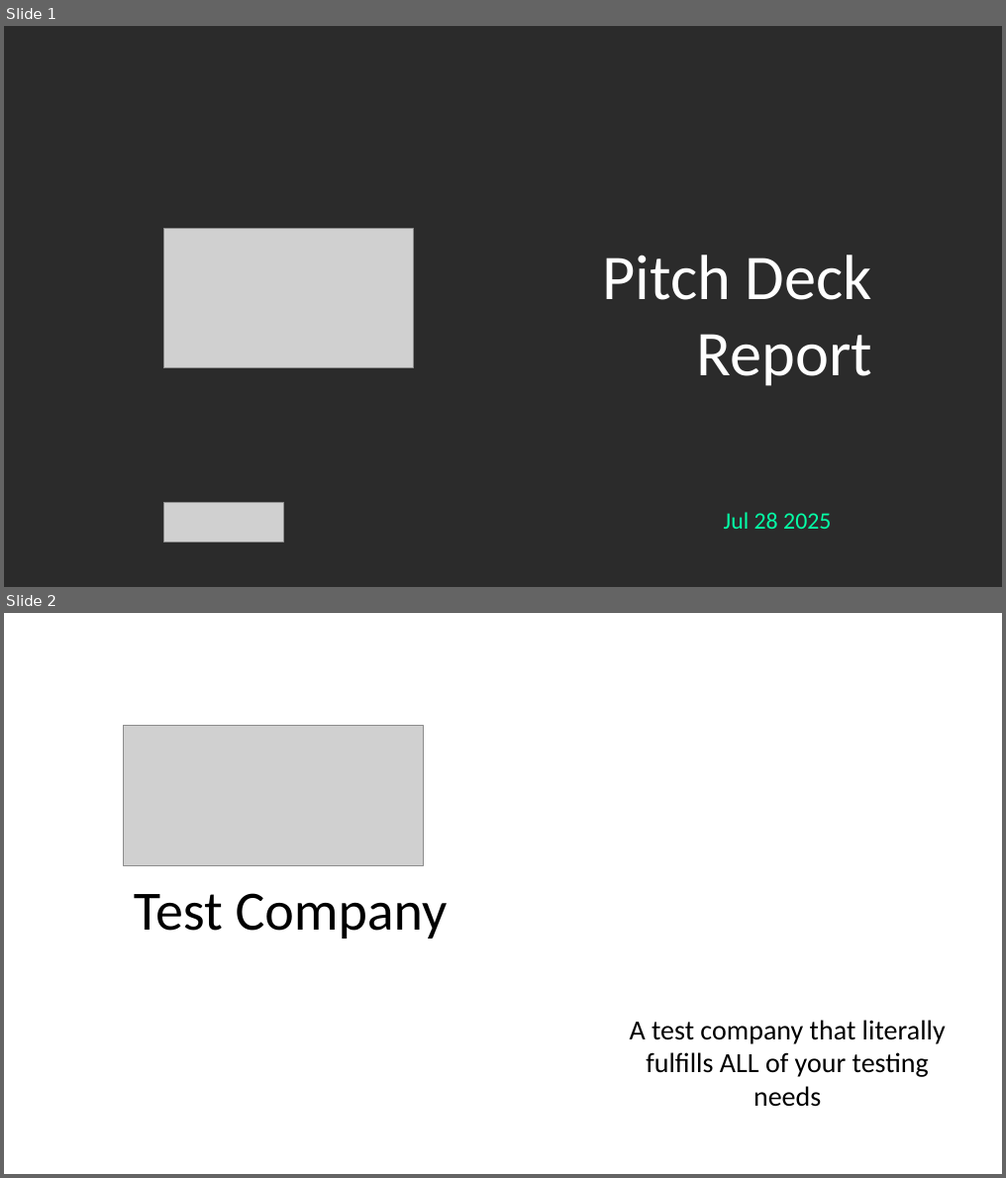
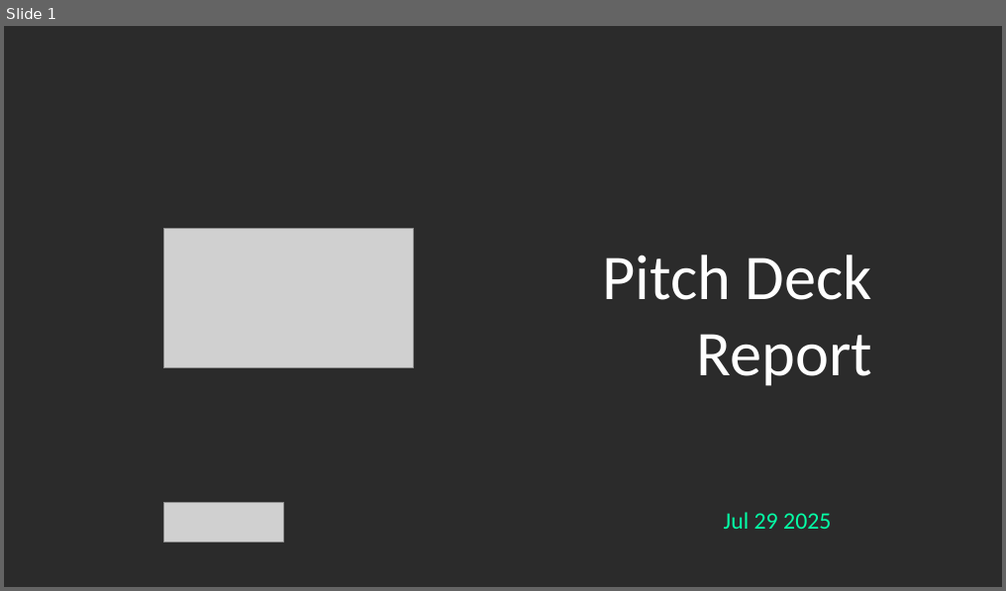
Before and after one commit to Gabrielo-Ram/SOSV-Studio-Slide-Generator, a slide deck: demo.pptx. Shown one above the other, each under a label of ours: slides 1 and 2 before the commit, slide 1 after it. The pictures are 1006x1178 and 1006x591 pixels, drawn with LibreOffice and Linux fonts; fonts in the diff are those of the drawing; grey boxes stand for pictures; background and template pictures are left out; a plain dark background stands for a picture behind light text. Boxes give left, top, right and bottom in pixels: in the first picture for what was removed or moved away, otherwise in the second. Text is boxed around its words. In the diff, an @@ line names an element or a change of style, - is before the commit and + after.

```diff
--- a/demo.pptx
+++ b/demo.pptx
@@ slide 2 removed at bbox=[4, 613, 1002, 1174], background picture (left out) @@
@@ picture removed at bbox=[124, 725, 423, 865] @@
@@ text removed at bbox=[134, 893, 448, 939] @@
-Test Company
@@ text removed at bbox=[630, 1020, 945, 1107] @@
-A test company that literally fulfills ALL of your testing needs
@@ slide 1 changed as well @@
@@ text at bbox=[724, 512, 831, 529]: text changed @@
-Jul 28 2025
+Jul 29 2025
```
Also in this commit, not shown: 9 slides added, 1 other slide removed, 6 other files.
